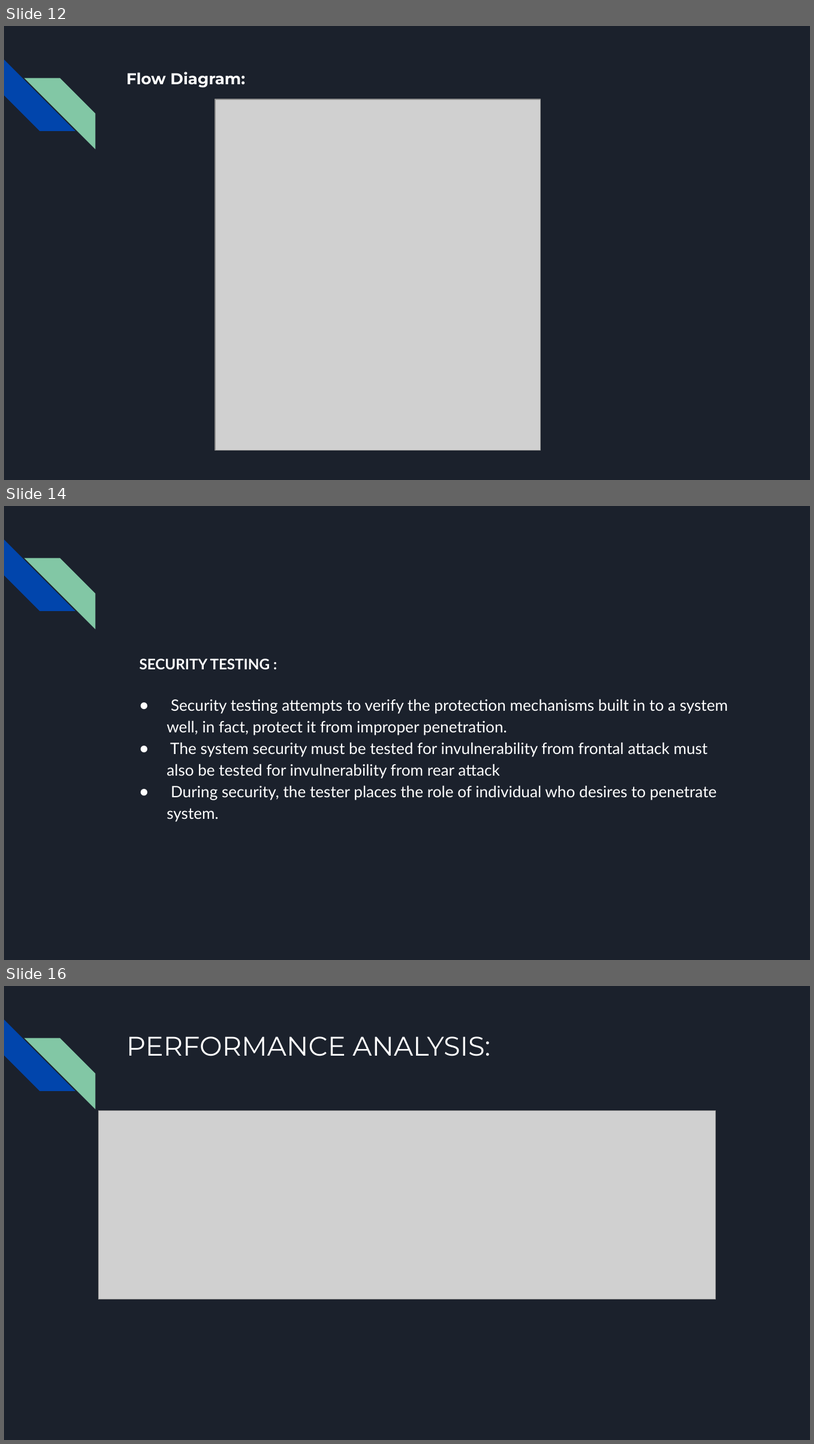
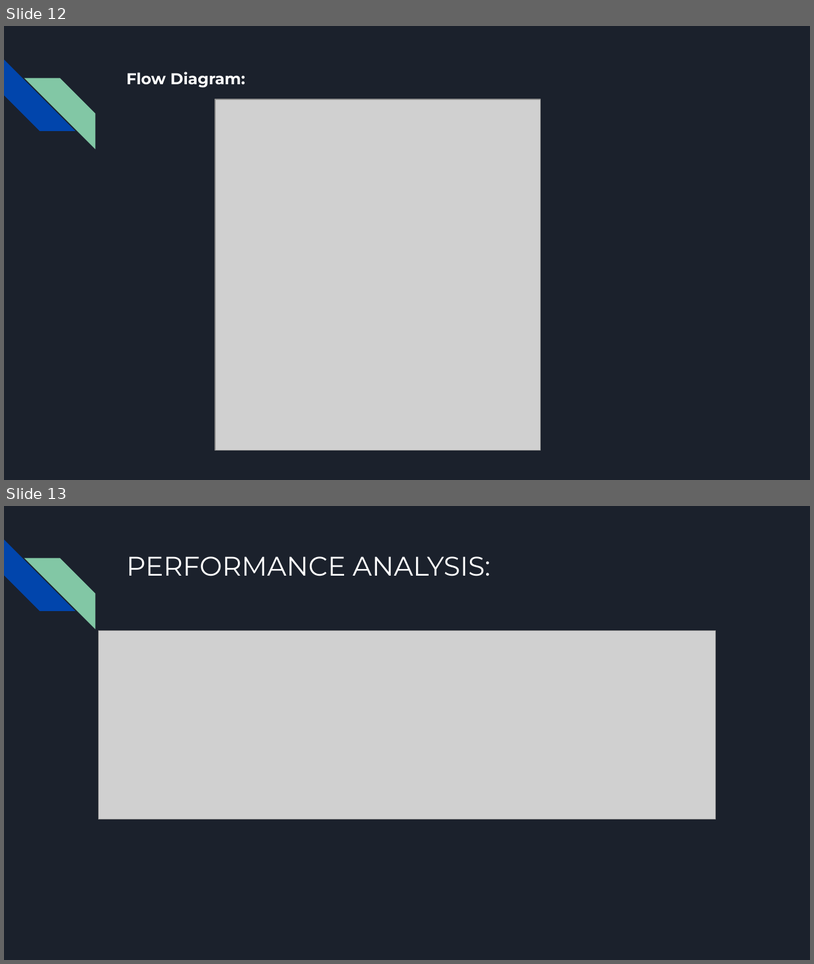
Before and after one commit to omshiv2427/BATCH-2, a slide deck: PROJECT DOC/VBSSPP_PPT F.pptx. Shown one above the other, each under a label of ours: slides 12, 14 and 16 before the commit, slides 12 and 13 after it; the slides between them are not shown. The pictures are 814x1444 and 814x964 pixels, drawn with LibreOffice and Linux fonts; fonts in the diff are those of the drawing; grey boxes stand for pictures. Boxes give left, top, right and bottom in pixels: in the first picture for what was removed or moved away, otherwise in the second. Text is boxed around its words. In the diff, an @@ line names an element or a change of style, - is before the commit and + after.

```diff
--- a/PROJECT DOC/VBSSPP_PPT F.pptx
+++ b/PROJECT DOC/VBSSPP_PPT F.pptx
@@ slide 14 removed at (4,506,810,960), background #1B212C; not listed: 2 template elements that a slide beside it also shows @@
@@ text removed at (140,658,728,822) @@
-SECURITY TESTING :
-● Security testing attempts to verify the protection mechanisms built in to a system well, in fact, protect it from improper penetration.
-● The system security must be tested for invulnerability from frontal attack must also be tested for invulnerability from rear attack
-● During security, the tester places the role of individual who desires to penetrate system.
@@ what was slide 16 is now slide 13 @@
```
Also in this commit, not shown: 2 other slides removed, 2 other files.
